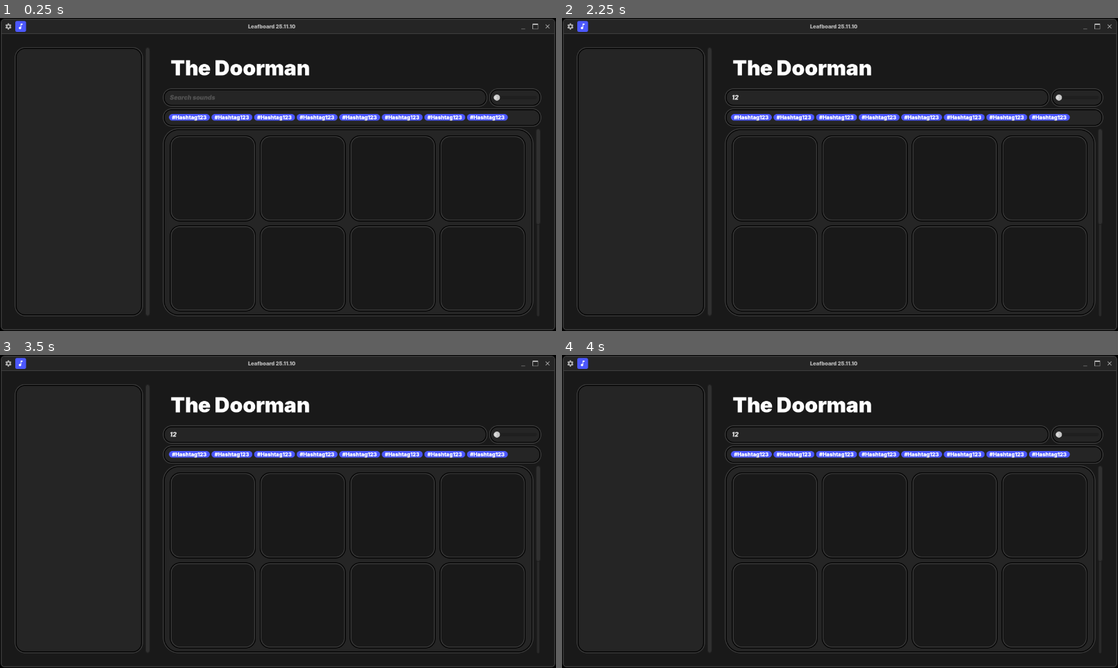
Above: before the commit, frames 1-4 (two rows, left to right).
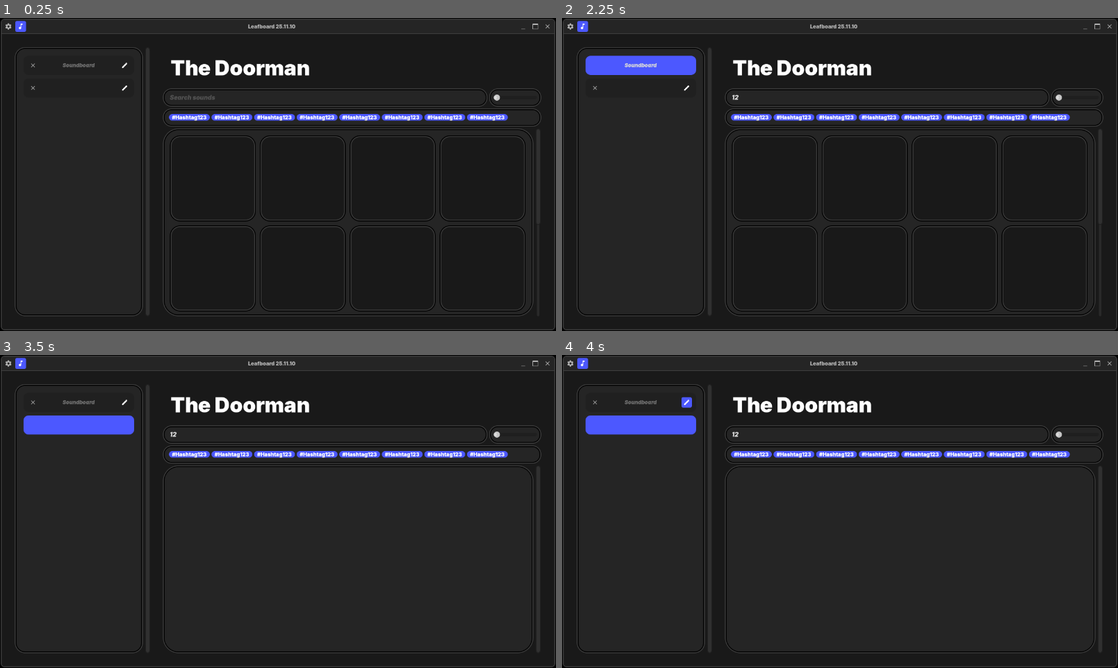
Above: after the commit, the same moments.

Repository: Dinno-DEV/leafboard
Game: Godot game, scene res://root_scenes/MainScene.tscn
Same seed, same stepped clock (60 frames per second), same inputs: the game is played once before the commit and once after it.
Inputs (mouse positions are in pixels of both pictures, inside the frame that each line leads up to):
- Up to frame 1 (0.25 s): no input
- Up to frame 2 (2.25 s): click (884, 96) at 0.52 s; type "12" at 0.6 s; click (584, 27) at 1.25 s; click (639, 64) at 2 s, where only the run after the commit has a clickable "Soundboard"
- Up to frame 3 (3.5 s): click (77, 423) at 2.77 s
- Up to frame 4 (4 s): click (684, 401) at 3.52 s

The runs differ from the first frame. In frame 1, less than 0.1% of the frame differs, in the area x 5-23%, y 14-24%; in frame 2, 1.2%; in frame 3, 2.3%; in frame 4, 2.4%, in the area x 4-95%, y 13-94%.

Commit message:
CategoryButton added

Diff:
--- /dev/null
+++ b/components/CategoryButton.gd
@@ -0,0 +1,12 @@
+class_name CategoryButton
+extends IdButton
+
+@export_group("Referenced Nodes")
+@export var delete_button:Button
+@export var edit_button:Button
+
+func _on_toggled(toggled_on: bool) -> void:
+	if !delete_button and !edit_button: return
+	match toggled_on:
+		true: delete_button.visible = false; edit_button.visible = false
+		false: delete_button.visible = true; edit_button.visible = true
--- /dev/null
+++ b/components/CategoryButton.tscn
@@ -0,0 +1,49 @@
+[gd_scene load_steps=4 format=3 uid="uid://b0duy3nsmt53n"]
+
+[ext_resource type="Script" uid="uid://bpfjvy5ys68tl" path="res://components/CategoryButton.gd" id="1_vpoof"]
+[ext_resource type="Texture2D" uid="uid://dpydd7qfy1c40" path="res://assets/icons/Cross.png" id="2_vpoof"]
+[ext_resource type="Texture2D" uid="uid://c6snyv5ugw8ne" path="res://assets/icons/Edit.png" id="3_ghbmn"]
+
+[node name="CategoryButton" type="Button" node_paths=PackedStringArray("delete_button", "edit_button")]
+custom_minimum_size = Vector2(120, 44)
+theme_type_variation = &"ButtonRad12"
+script = ExtResource("1_vpoof")
+delete_button = NodePath("DeleteButton")
+edit_button = NodePath("EditButton")
+metadata/_custom_type_script = "uid://coi3puogpj6af"
+
+[node name="DeleteButton" type="Button" parent="."]
+custom_minimum_size = Vector2(24, 24)
+layout_mode = 1
+anchors_preset = 4
+anchor_top = 0.5
+anchor_bottom = 0.5
+offset_left = 10.0
+offset_top = -12.0
+offset_right = 34.0
+offset_bottom = 12.0
+grow_vertical = 2
+theme_type_variation = &"ButtonCrossRad4"
+icon = ExtResource("2_vpoof")
+icon_alignment = 1
+expand_icon = true
+
+[node name="EditButton" type="Button" parent="."]
+custom_minimum_size = Vector2(24, 24)
+layout_mode = 1
+anchors_preset = 6
+anchor_left = 1.0
+anchor_top = 0.5
+anchor_right = 1.0
+anchor_bottom = 0.5
+offset_left = -34.0
+offset_top = -12.0
+offset_right = -10.0
+offset_bottom = 12.0
+grow_horizontal = 0
+grow_vertical = 2
+theme_type_variation = &"ButtonRad4V3"
+icon = ExtResource("3_ghbmn")
+expand_icon = true
+
+[connection signal="toggled" from="." to="." method="_on_toggled"]
--- a/components/ContentSoundboard.tscn
+++ b/components/ContentSoundboard.tscn
@@ -1,7 +1,8 @@
-[gd_scene load_steps=17 format=3 uid="uid://bi3qobwcow5mx"]
+[gd_scene load_steps=18 format=3 uid="uid://bi3qobwcow5mx"]
 
 [ext_resource type="Theme" uid="uid://re1e3s8kew18" path="res://res_files/Themes/DarkMode.tres" id="1_8igh2"]
 [ext_resource type="Script" uid="uid://dqdm5g0baxqp8" path="res://custom_node_scripts/Selector.gd" id="1_jeqqm"]
+[ext_resource type="PackedScene" uid="uid://b0duy3nsmt53n" path="res://components/CategoryButton.tscn" id="3_c0wpk"]
 [ext_resource type="Script" uid="uid://g15gds2amb2n" path="res://custom_node_scripts/SquarePanelContainer.gd" id="3_fhn4t"]
 [ext_resource type="Script" uid="uid://uwoe30shhkqp" path="res://custom_node_scripts/ScrollContainerVScroller.gd" id="4_x73fy"]
 [ext_resource type="Script" uid="uid://cpw8m3xj0lad0" path="res://custom_node_scripts/ContentSwitcherContainer.gd" id="4_xc53x"]
@@ -86,6 +87,7 @@
 layout_mode = 2
 size_flags_horizontal = 3
 size_flags_vertical = 3
+theme_override_constants/separation = 0
 
 [node name="Padding16px1" type="Control" parent="HSplitContainer/CategoryContainer/CategoryBackground/Padding16px0px/ScrollContainer/VBoxContainer"]
 custom_minimum_size = Vector2(0, 16)
@@ -93,9 +95,19 @@
 
 [node name="Selector" type="BoxContainer" parent="HSplitContainer/CategoryContainer/CategoryBackground/Padding16px0px/ScrollContainer/VBoxContainer"]
 layout_mode = 2
+theme_override_constants/separation = 8
 vertical = true
 script = ExtResource("1_jeqqm")
 metadata/_custom_type_script = "uid://dqdm5g0baxqp8"
+
+[node name="CategoryButton" parent="HSplitContainer/CategoryContainer/CategoryBackground/Padding16px0px/ScrollContainer/VBoxContainer/Selector" instance=ExtResource("3_c0wpk")]
+layout_mode = 2
+text = "Soundboard"
+button_id = "Soundboard"
+
+[node name="CategoryButton2" parent="HSplitContainer/CategoryContainer/CategoryBackground/Padding16px0px/ScrollContainer/VBoxContainer/Selector" instance=ExtResource("3_c0wpk")]
+layout_mode = 2
+button_id = "ab"
 
 [node name="Padding16px2" type="Control" parent="HSplitContainer/CategoryContainer/CategoryBackground/Padding16px0px/ScrollContainer/VBoxContainer"]
 custom_minimum_size = Vector2(0, 16)
Not shown, added: components/CategoryButton.gd.uid
